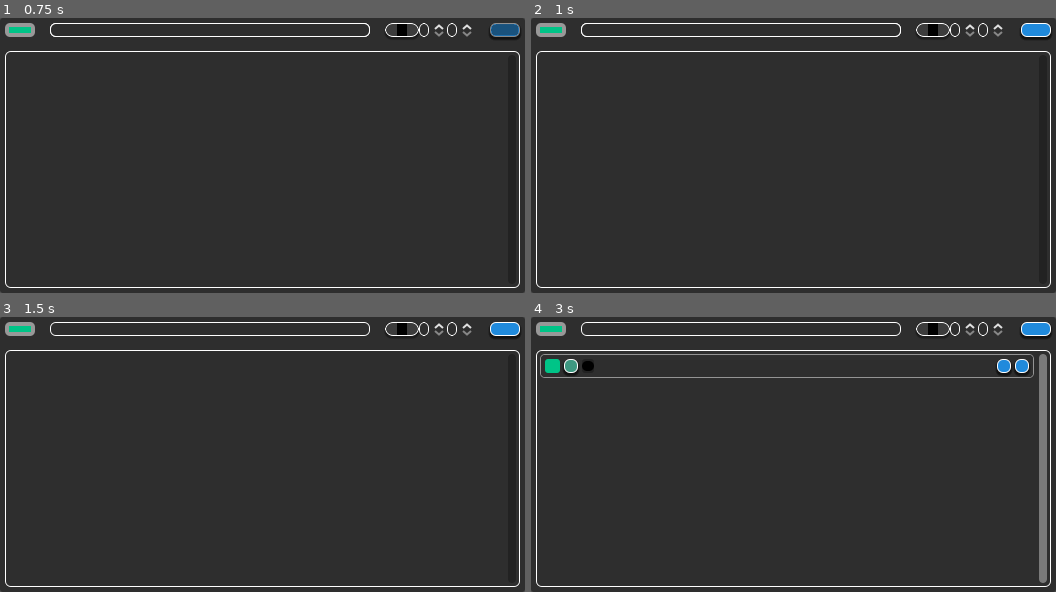
Above: before the commit, frames 1-4 (two rows, left to right).
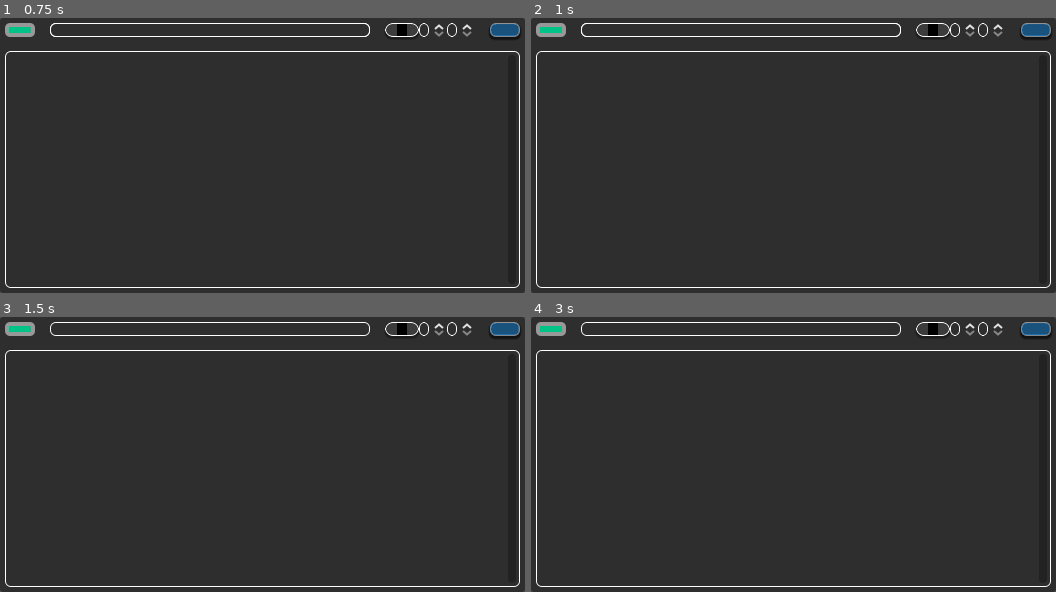
Above: after the commit, the same moments.

Repository: the0neWhoKnocks/godot.egg-timer
Game: Godot game, scene res://scenes/app.tscn
The game is run twice, just before and just after one commit, with the same random seed, the same clock (stepped at 60 frames per second) and the same inputs.
Inputs (mouse positions are in pixels of both pictures, inside the frame that each line leads up to):
- Up to frame 1 (0.75 s): click (210, 29) at 0.52 s; type "Alex" at 0.6 s
- Up to frame 2 (1 s): no input
- Up to frame 3 (1.5 s): click "" at 1.25 s
- Up to frame 4 (3 s): click "+" at 2 s; click "+" at 2.75 s

Frame 1 is identical in both runs. In frame 2, 0.3% of the frame differs, in the area x 93-100%, y 1-7%; in frame 3, 0.3%; in frame 4, 2.9%, in the area x 1-100%, y 1-97%.
Error in both runs: Invalid access to property or key 'timers' on a base object of type 'Dictionary'. (res://scripts/AppConfig.gd:10)

Commit message:
fix: Add/Save button should be disabled when a label and time aren't valid

Diff:
--- a/scripts/timer_form.gd
+++ b/scripts/timer_form.gd
@@ -158,7 +158,7 @@
 
 
 func _validate(..._args) -> void:
-  if timer_name_input.text != "" || hours_input.value + minutes_input.value + seconds_input.value > 0:
+  if timer_name_input.text != "" && hours_input.value + minutes_input.value + seconds_input.value > 0:
     ctrl_btn.disabled = false
   else:
     ctrl_btn.disabled = true
